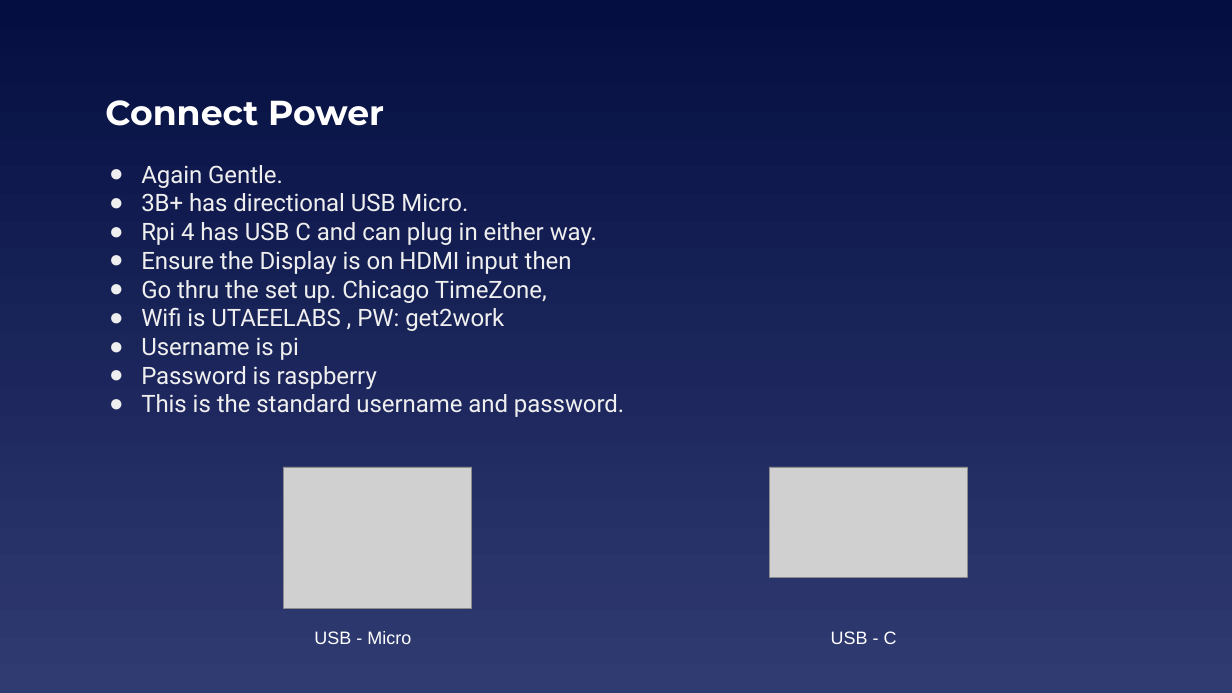
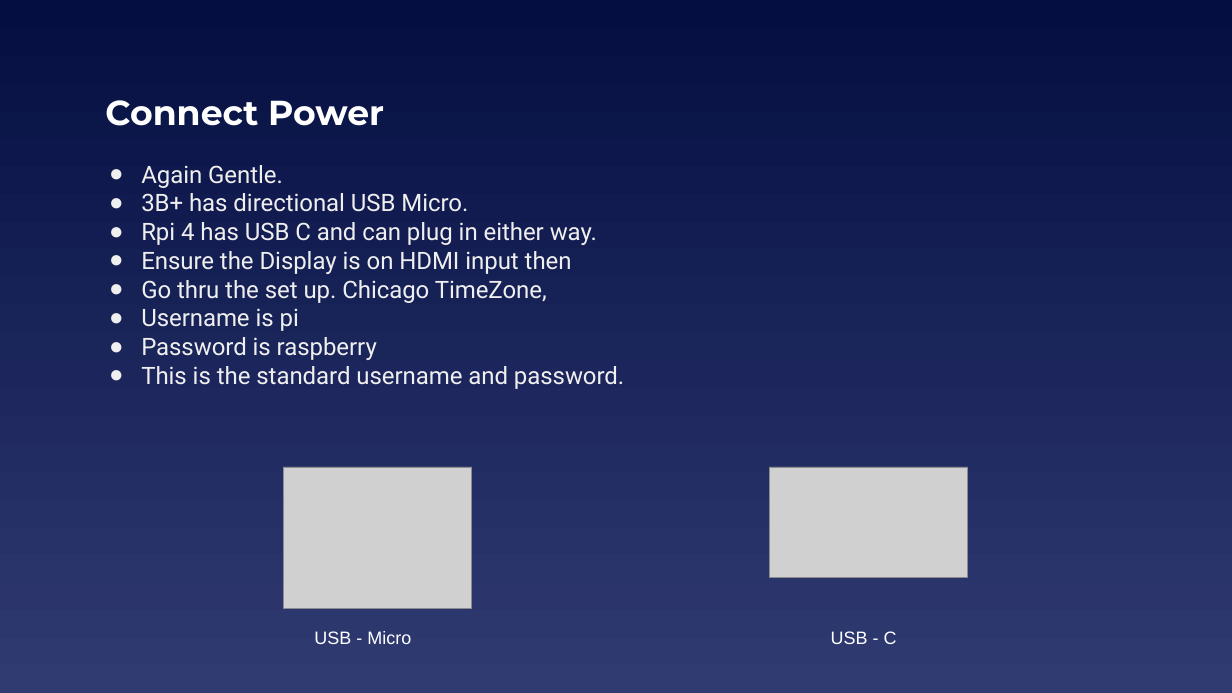
Before and after one commit to EELabMan/Raspberry-Pi-Intro, a slide deck: slide 12 of Raspberry Pi Intro.pptx (slide 11 before the commit). Drawn at 1232x693 pixels with LibreOffice and Linux fonts; fonts in the diff are those of the drawing; grey boxes stand for pictures. Boxes give left, top, right and bottom in pixels: in the first picture for what was removed or moved away, otherwise in the second. Text is boxed around its words. In the diff, an @@ line names an element or a change of style, - is before the commit and + after.

```diff
--- a/Raspberry Pi Intro.pptx
+++ b/Raspberry Pi Intro.pptx
@@ text at (141, 307, 504, 331): paragraph removed @@
-● Wifi is UTAEELABS , PW: get2work
```
Also in this commit, not shown: 1 other slide changed, 1 slide added.
